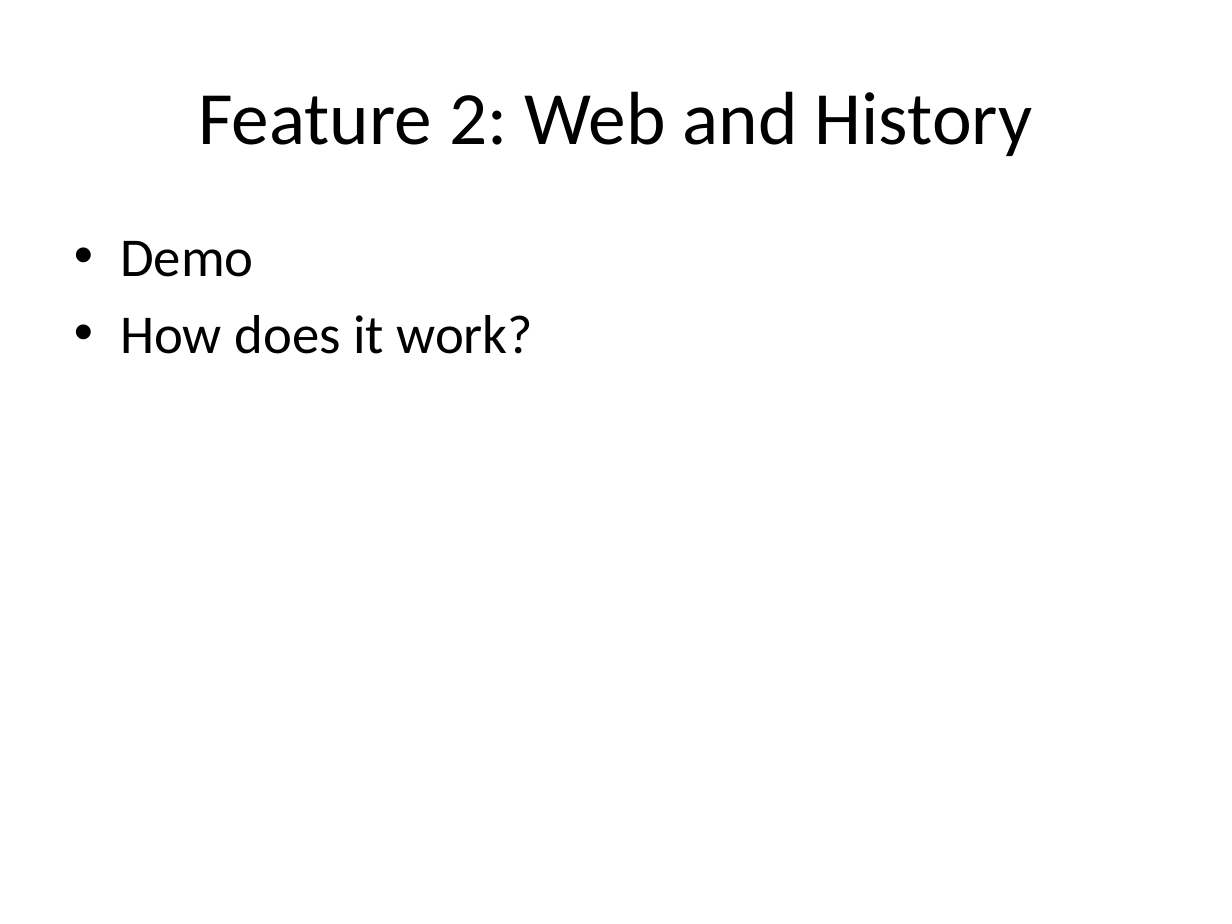
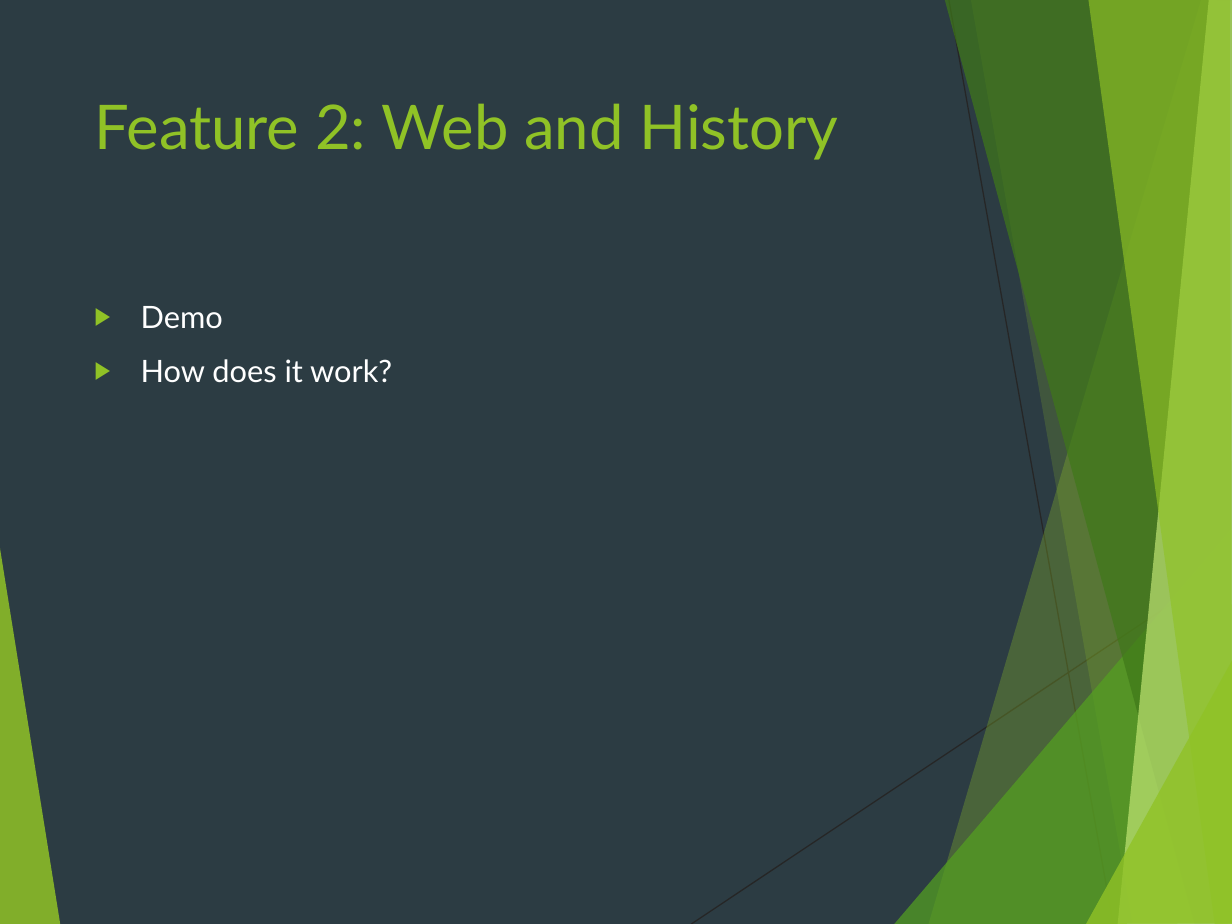
Before and after one commit to deanwedgbury/testRepo, a slide deck: slide 7 of PlantBuddy.pptx. Drawn at 1232x924 pixels with LibreOffice and Linux fonts; fonts in the diff are those of the drawing. Boxes give left, top, right and bottom in pixels: in the first picture for what was removed or moved away, otherwise in the second. Text is boxed around its words. In the diff, an @@ line names an element or a change of style, - is before the commit and + after.

Commit message:
updated theme

```diff
--- a/PlantBuddy.pptx
+++ b/PlantBuddy.pptx
@@ background #FFFFFF to #2C3C43 @@
@@ title "Feature 2: Web and History": place and size @@
-title "Feature 2: Web and History" at <box>198,91,1033,156</box>
+title "Feature 2: Web and History" at <box>94,103,839,160</box>
@@ title "Feature 2: Web and History" at <box>94,103,839,160</box>: size 44 to 36 pt, font Calibri to Lato, text colour #000000 to #90C226; alignment centre to left; vertical alignment middle to top @@
@@ text "Demo": place and size @@
-text "Demo" at <box>120,241,533,354</box>
+text "Demo" at <box>141,306,392,383</box>
@@ text "Demo" at <box>141,306,392,383</box>: size 32 to 18 pt, font Calibri to Lato, text colour #000000 to #FFFFFF; bullet • to ▶; more space between paragraphs @@
@@ group added at <box>0,0,1232,924</box>: 8 freeform shapes, 2 lines @@
```
Also in this commit, not shown: 15 other slides changed.
